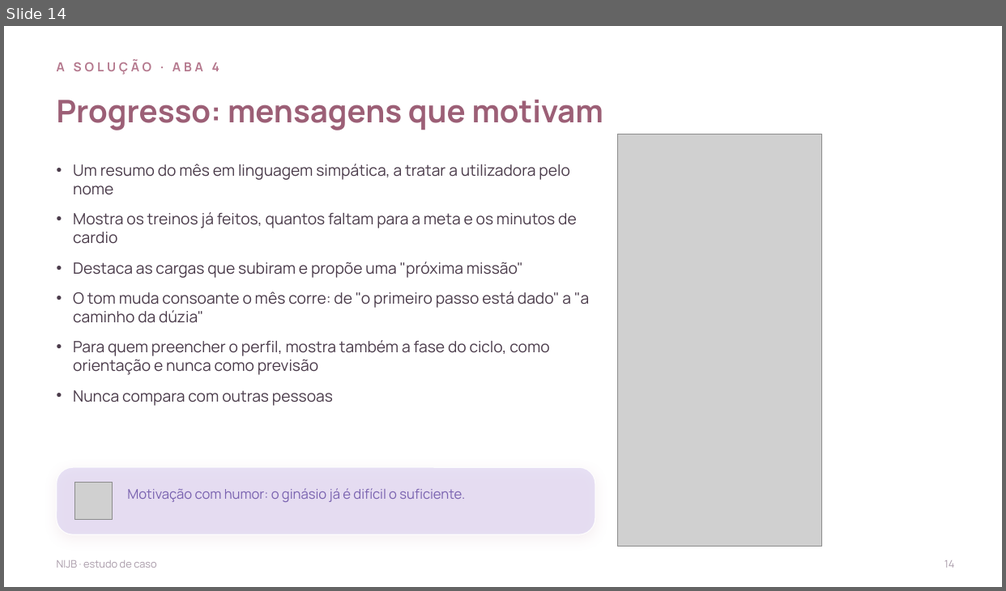
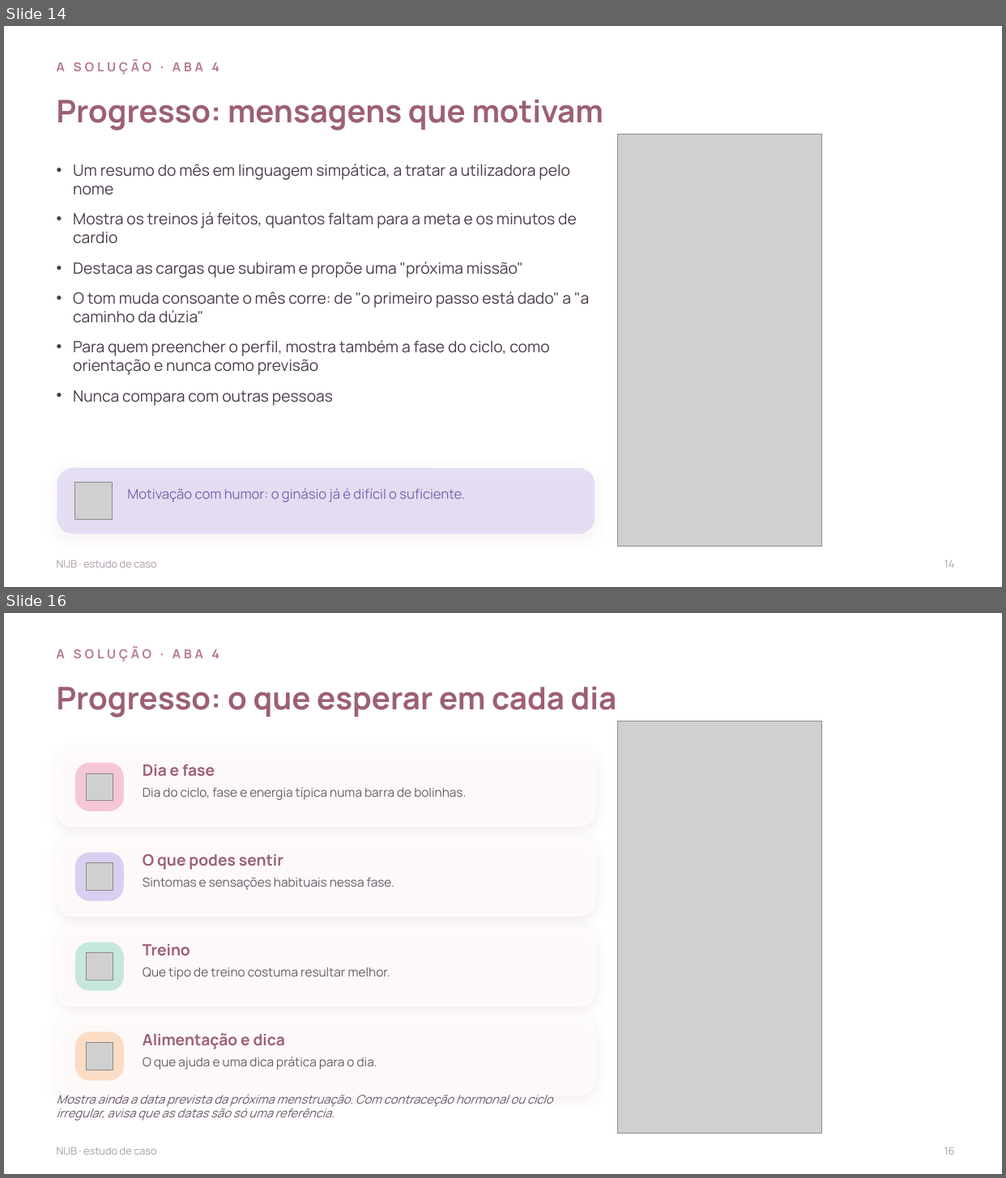
Before and after one commit to nauquero/nau-quero, a slide deck: NIJB-estudo-de-caso-completo.pptx. Shown one above the other, each under a label of ours: slide 14 before the commit, slides 14 and 16 after it; the slides between them are not shown. The pictures are 1006x591 and 1006x1178 pixels, drawn with LibreOffice and Linux fonts; fonts in the diff are those of the drawing; grey boxes stand for pictures; background and template pictures are left out. Boxes give left, top, right and bottom in pixels: in the first picture for what was removed or moved away, otherwise in the second. Text is boxed around its words. In the diff, an @@ line names an element or a change of style, - is before the commit and + after.

```diff
--- a/NIJB-estudo-de-caso-completo.pptx
+++ b/NIJB-estudo-de-caso-completo.pptx
@@ slide 16 added at (4, 613, 1002, 1174), background picture (left out) @@
@@ text added at (57, 649, 219, 662), 12 pt, text #B5798E, bold @@
+A SOLUÇÃO · ABA 4
@@ text added at (57, 687, 617, 717), 30 pt, text #9C5F76, bold @@
+Progresso: o que esperar em cada dia
@@ picture added at (618, 722, 822, 1133) @@
@@ rounded rectangle added at (57, 747, 595, 826), fill #FFFDFB at 78% opacity, outline #FFFFFF 1 pt @@
@@ rounded rectangle added at (75, 763, 124, 811), fill #F5C6D8 @@
@@ picture added at (86, 773, 113, 800) @@
@@ text added at (143, 764, 215, 776), 15 pt, text #9C5F76, bold @@
+Dia e fase
@@ text added at (143, 787, 466, 800), 12 pt, text #6B5A6B @@
+Dia do ciclo, fase e energia típica numa barra de bolinhas.
@@ rounded rectangle added at (57, 837, 595, 916), fill #FFFDFB at 78% opacity, outline #FFFFFF 1 pt @@
@@ rounded rectangle added at (75, 853, 124, 901), fill #D9CFF0 @@
@@ text added at (143, 854, 283, 870), 15 pt, text #9C5F76, bold @@
+O que podes sentir
@@ picture added at (86, 863, 113, 890) @@
@@ text added at (143, 877, 394, 890), 12 pt, text #6B5A6B @@
+Sintomas e sensações habituais nessa fase.
@@ rounded rectangle added at (57, 927, 595, 1006), fill #FFFDFB at 78% opacity, outline #FFFFFF 1 pt @@
@@ rounded rectangle added at (75, 943, 124, 991), fill #C6E8DC @@
@@ text added at (143, 944, 190, 956), 15 pt, text #9C5F76, bold @@
+Treino
@@ picture added at (86, 953, 113, 980) @@
@@ text added at (143, 967, 390, 980), 12 pt, text #6B5A6B @@
+Que tipo de treino costuma resultar melhor.
@@ rounded rectangle added at (57, 1017, 595, 1096), fill #FFFDFB at 78% opacity, outline #FFFFFF 1 pt @@
@@ rounded rectangle added at (75, 1033, 124, 1081), fill #FBDCC4 @@
@@ picture added at (86, 1043, 113, 1070) @@
@@ text added at (143, 1033, 285, 1050), 15 pt, text #9C5F76, bold @@
+Alimentação e dica
@@ text added at (143, 1057, 377, 1070), 12 pt, text #6B5A6B @@
+O que ajuda e uma dica prática para o dia.
@@ text added at (57, 1094, 553, 1121), 11.5 pt, text #6B5A6B, italic @@
+Mostra ainda a data prevista da próxima menstruação. Com contraceção hormonal ou ciclo irregular, avisa que as datas são só uma referência.
@@ text added at (944, 1147, 955, 1155), 10 pt, text #A99BA9 @@
+16
@@ text added at (57, 1148, 156, 1155), 10 pt, text #A99BA9 @@
+NIJB · estudo de caso
```
Also in this commit, not shown: 10 slides changed, 3 other slides added.
